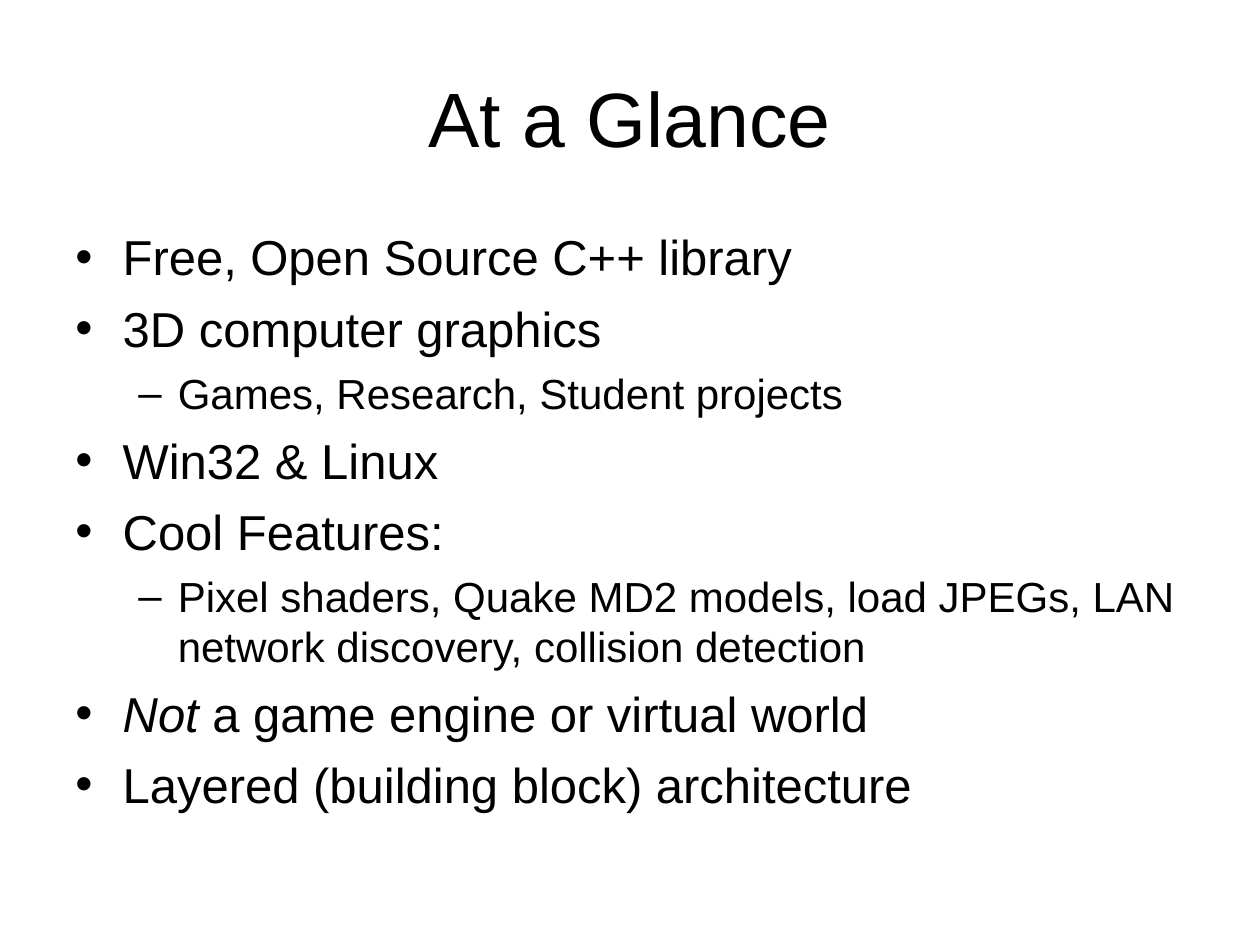
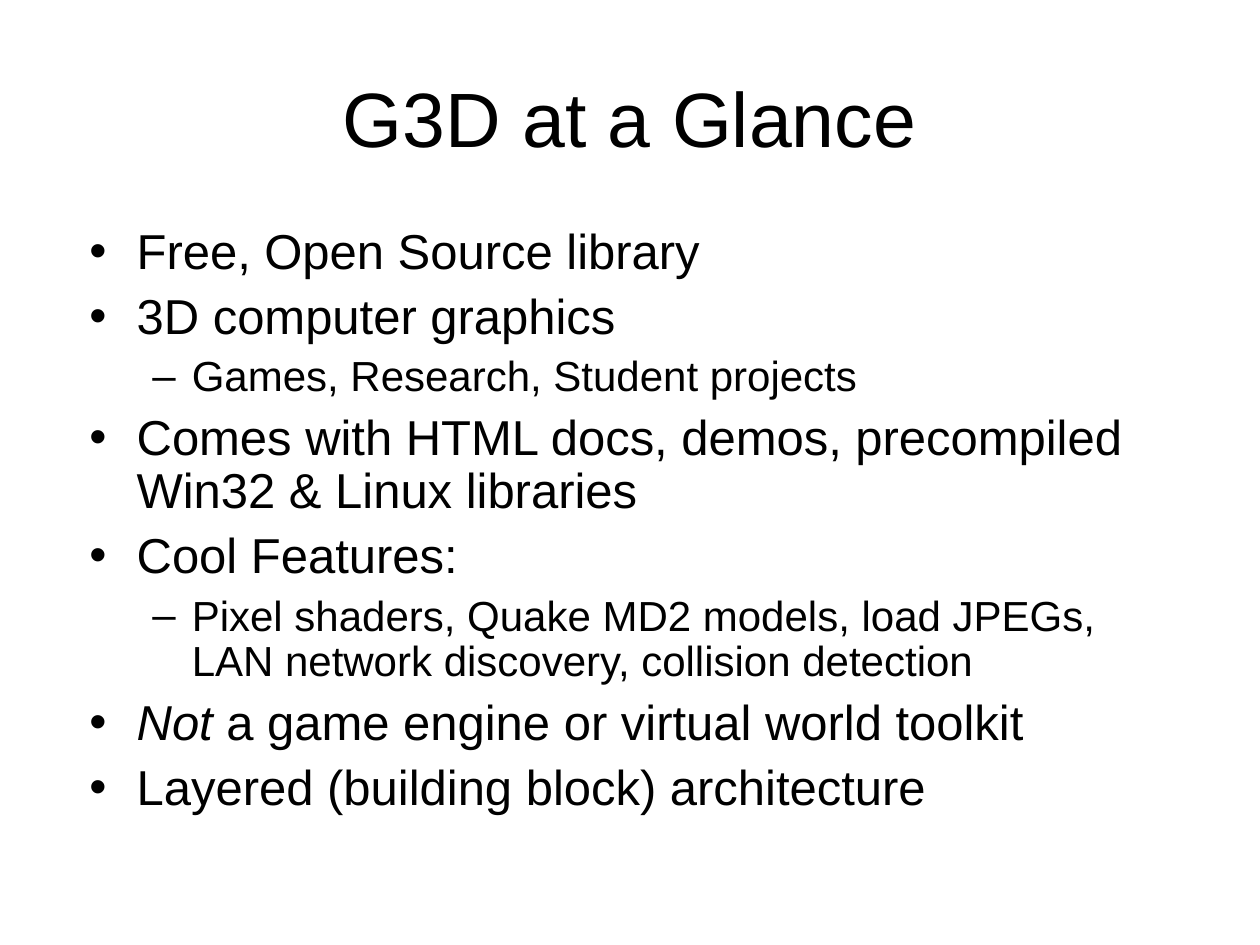
Before and after one commit to luaman/g3d-cpp, a slide deck: slide 2 of source/G3D-Overview.ppt. Drawn at 1260x945 pixels with LibreOffice and Linux fonts; fonts in the diff are those of the drawing; background and template pictures are left out. Boxes give left, top, right and bottom in pixels: in the first picture for what was removed or moved away, otherwise in the second. Text is boxed around its words. In the diff, an @@ line names an element or a change of style, - is before the commit and + after.

```diff
--- a/source/G3D-Overview.ppt
+++ b/source/G3D-Overview.ppt
@@ title at <box>343,91,916,148</box>: text changed @@
-At a Glance
+G3D at a Glance
@@ text "Free, Open Source library": place and size @@
-text "Free, Open Source library" at <box>123,239,1175,813</box>
+text "Free, Open Source library" at <box>137,233,1122,815</box>
@@ text at <box>137,233,699,279</box>: text changed @@
-• Free, Open Source C++ library
+• Free, Open Source library
@@ text at <box>137,298,1095,815</box>: line spacing 1 to 0.9 @@
@@ text at <box>137,419,1122,509</box>: text changed @@
-• Win32 & Linux
+• Comes with HTML docs, demos, precompiled Win32 & Linux libraries
@@ text at <box>137,704,1024,750</box>: text changed @@
-• Not a game engine or virtual world
+• Not a game engine or virtual world toolkit
```
Also in this commit, not shown: 2 other slides changed, 1 slide removed, 3 other files.
